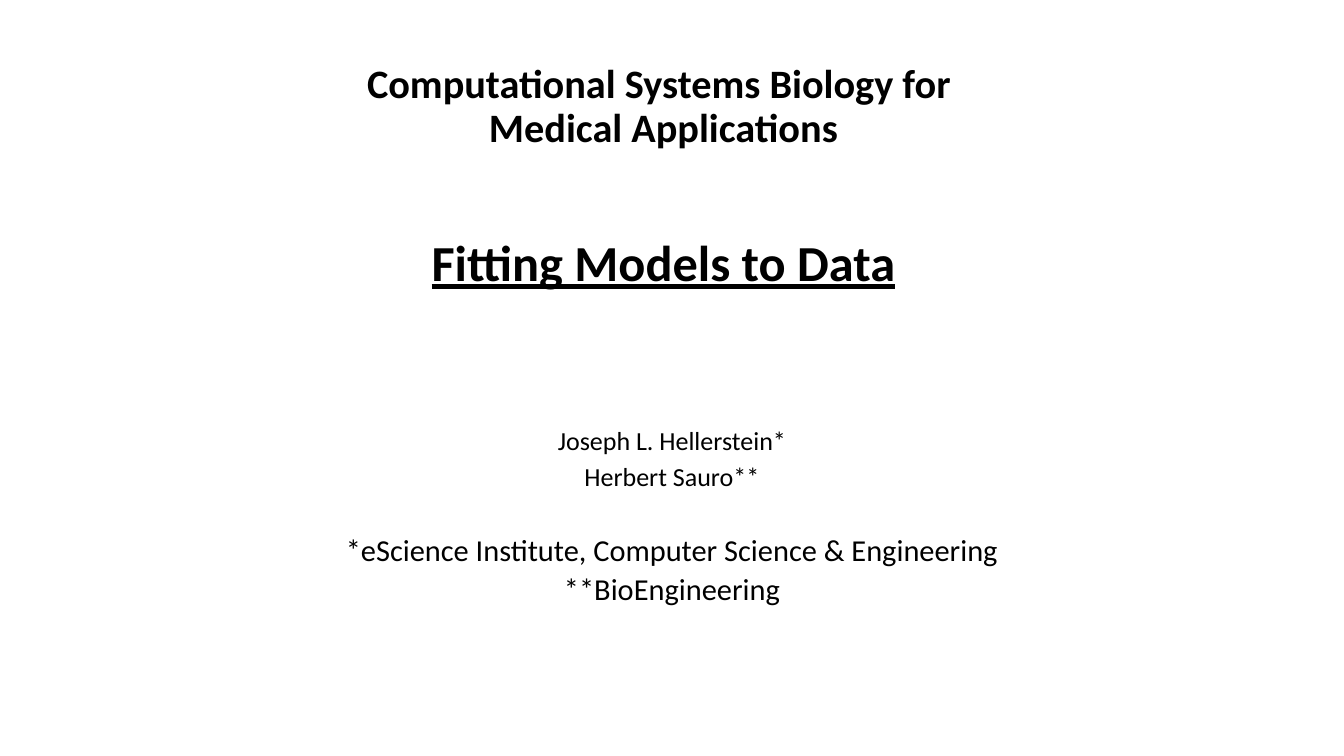
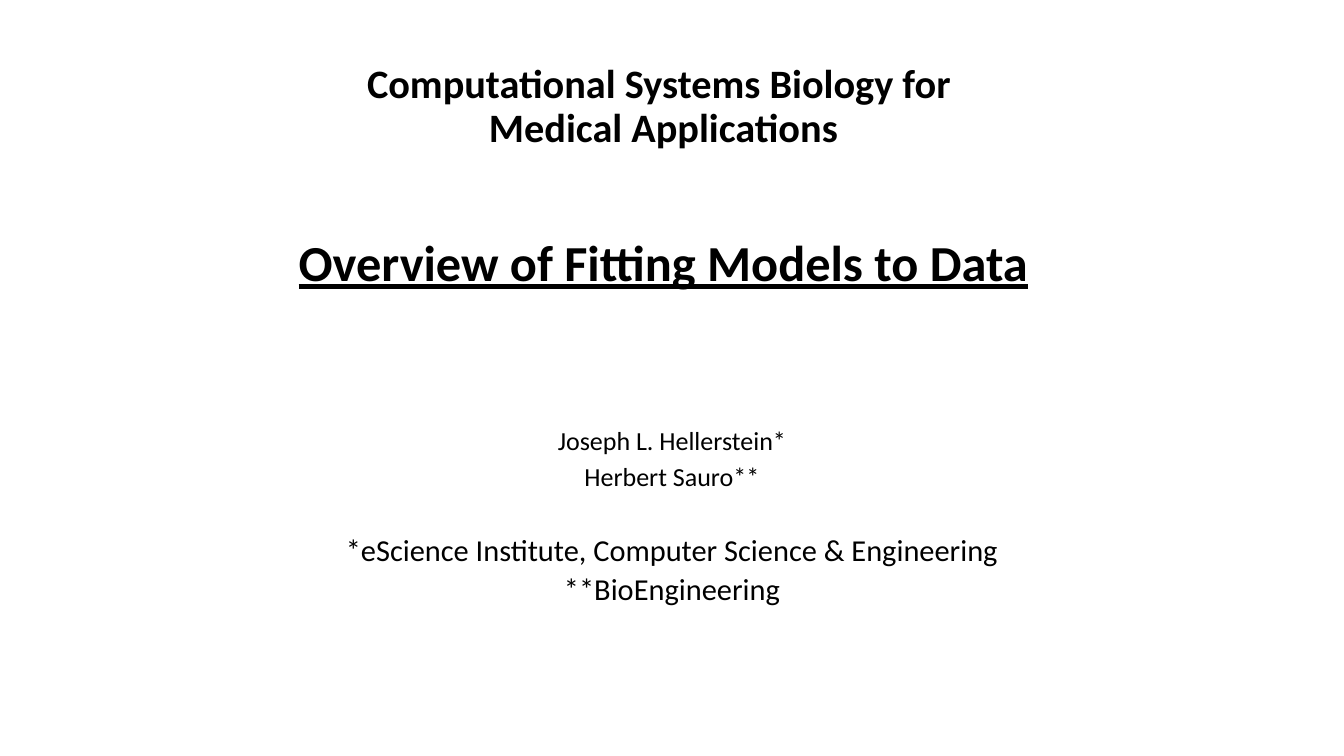
Before and after one commit to ModelEngineering/advancing-biomedical-models, a slide deck: slide 1 of Lectures/Lecture_7_Model_Fitting.pptx. Drawn at 1344x756 pixels with LibreOffice and Linux fonts; fonts in the diff are those of the drawing. Boxes give left, top, right and bottom in pixels: in the first picture for what was removed or moved away, otherwise in the second. Text is boxed around its words. In the diff, an @@ line names an element or a change of style, - is before the commit and + after.

Commit message:
Lecture updates

```diff
--- a/Lectures/Lecture_7_Model_Fitting.pptx
+++ b/Lectures/Lecture_7_Model_Fitting.pptx
@@ title at (299,69,1028,290): text changed @@
-Computational Systems Biology for
-Medical Applications
-Fitting Models to Data
+Computational Systems Biology for
+Medical Applications
+Overview of Fitting Models to Data
```
Also in this commit, not shown: 11 slides added, 1 slide removed, 1 other file.
